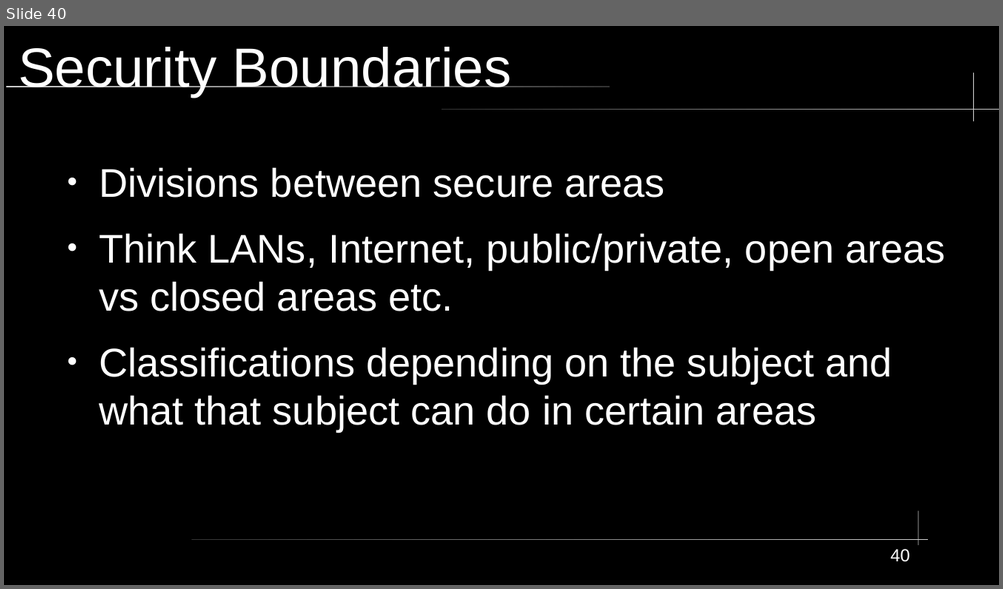
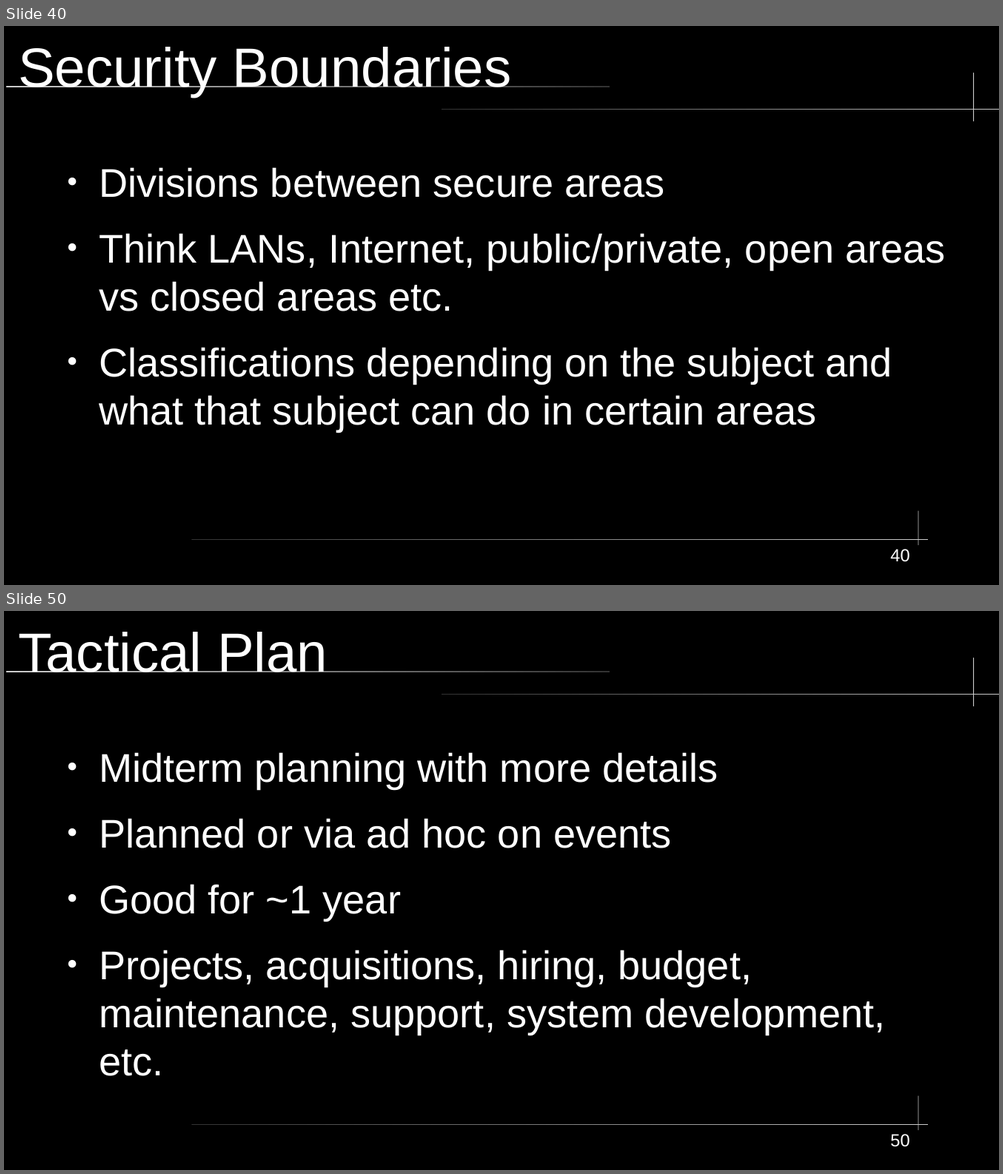
Before and after one commit to City-Colleges-of-Chicago-Cybersecurity/COMPSFI-214, a slide deck: 2026/Spring/powerpoints/Chapter-01-Security-Governance-Through-Principles-and-Policies.odp. Shown one above the other, each under a label of ours: slide 40 before the commit, slides 40 and 50 after it; the slides between them are not shown. The pictures are 1003x589 and 1003x1174 pixels, drawn with LibreOffice and Linux fonts; fonts in the diff are those of the drawing. Boxes give left, top, right and bottom in pixels: in the first picture for what was removed or moved away, otherwise in the second. Text is boxed around its words. In the diff, an @@ line names an element or a change of style, - is before the commit and + after.

```diff
--- a/2026/Spring/powerpoints/Chapter-01-Security-Governance-Through-Principles-and-Policies.odp
+++ b/2026/Spring/powerpoints/Chapter-01-Security-Governance-Through-Principles-and-Policies.odp
@@ slide 50 added at (4,611,999,1170), background #000000; not listed: 5 template elements that a slide beside it also shows @@
@@ title added at (18,632,327,672), 44 pt, text #FFFFFF @@
+Tactical Plan
@@ text added at (99,752,885,1076), 32 pt, text #FFFFFF @@
+● Midterm planning with more details
+● Planned or via ad hoc on events
+● Good for ~1 year
+● Projects, acquisitions, hiring, budget, maintenance, support, system development, etc.
@@ page number added at (890,1134,909,1147), 14 pt, text #FFFFFF @@
+50
```
Also in this commit, not shown: 1 slide changed, 11 other slides added, 1 other file.
